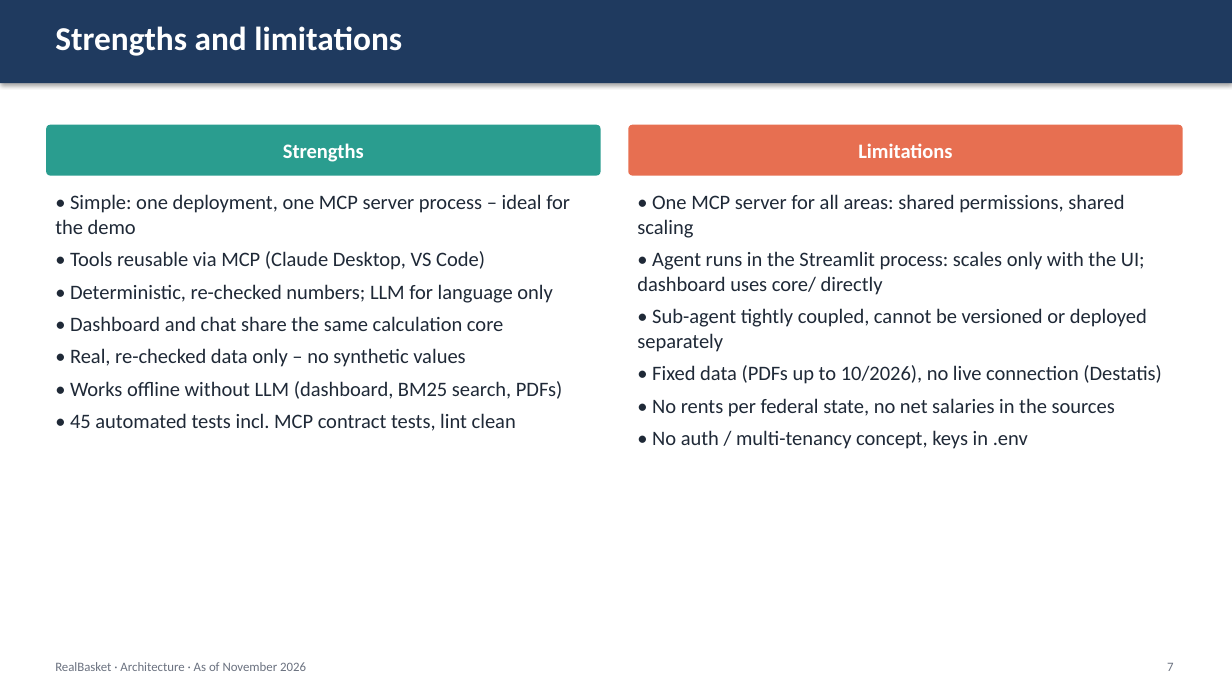
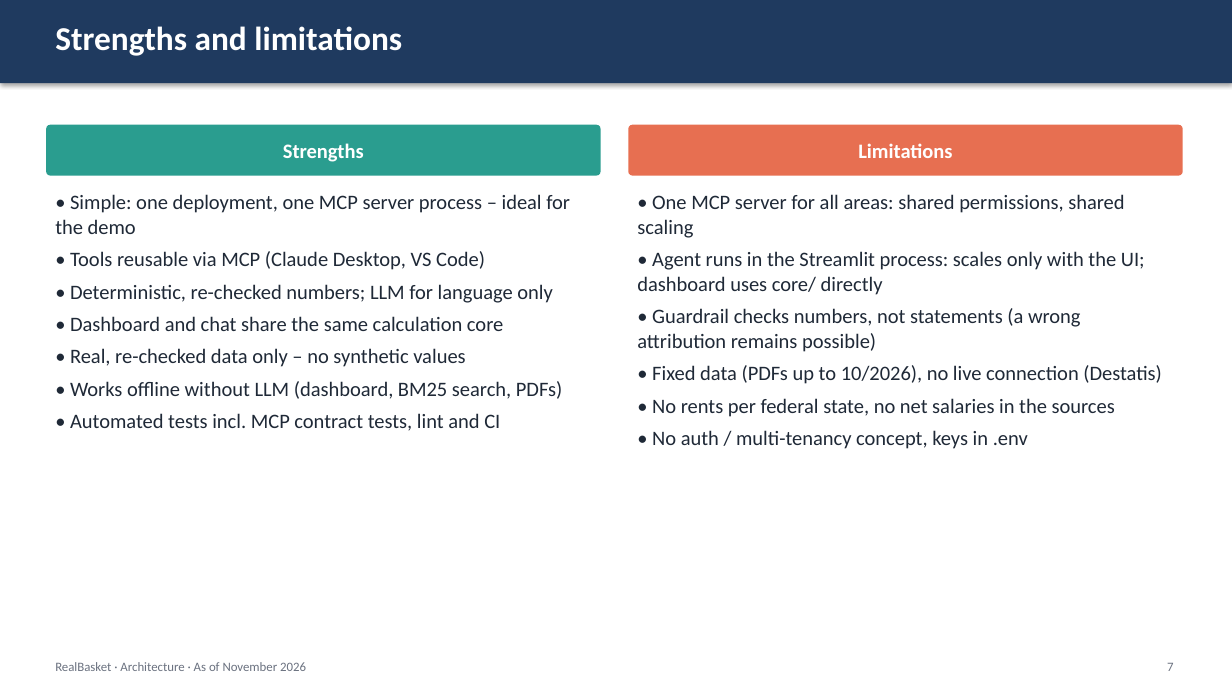
Before and after one commit to ValentinIliu1212/real-basket, a slide deck: slide 7 of docs/architecture/RealBasket_Architecture_Current.pptx. Drawn at 1232x693 pixels with LibreOffice and Linux fonts; fonts in the diff are those of the drawing. Boxes give left, top, right and bottom in pixels: in the first picture for what was removed or moved away, otherwise in the second. Text is boxed around its words. In the diff, an @@ line names an element or a change of style, - is before the commit and + after.

Commit message:
Review fixes: fixed base period, number guardrail, config checks, generated slide figures, CI
- Index always on the full series (base 11/2024): months no longer changes rates (13 gave 2,91 % instead of 2,93 %); YoY matched by date; weights normalised; explicit errors for unweighted/unknown input; invalid investigate_deviation level returns an error

- Number guardrail (agents/guardrail.py) flags unbacked figures in chat and CLI; prompt forbids derived numbers

- Collector sub-agent removed; get_prices returns a deterministic summary

- LLM provider validation (errors fail fast, warnings in sidebar/CLI); .env.example: OPENAI_API_KEY empty with Azure

- One group label 'Verkehr' (as in the source PDFs); deviation rounding documented

- Slide figures computed from the data at build time; decks rebuilt (de/en)

- ruff 0.17, GitHub Actions CI (ruff, pytest, deck build); README: known limitations, review decisions; 70 tests

```diff
--- a/docs/architecture/RealBasket_Architecture_Current.pptx
+++ b/docs/architecture/RealBasket_Architecture_Current.pptx
@@ text at box(637, 308, 1081, 352): text changed @@
-• Sub-agent tightly coupled, cannot be versioned or deployed separately
+• Guardrail checks numbers, not statements (a wrong attribution remains possible)
@@ text at box(70, 413, 500, 431): text changed @@
-• 45 automated tests incl. MCP contract tests, lint clean
+• Automated tests incl. MCP contract tests, lint and CI
```
Also in this commit, not shown: 4 other slides changed, 32 other files.
